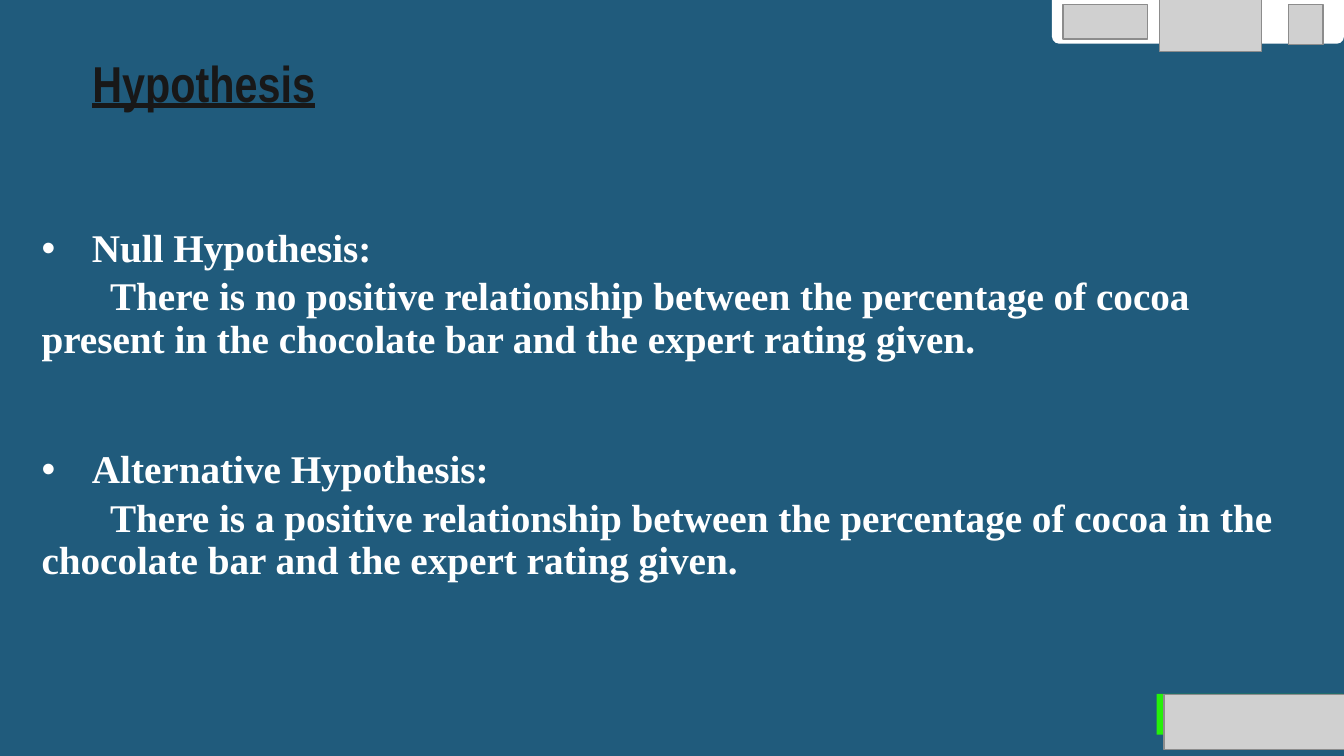
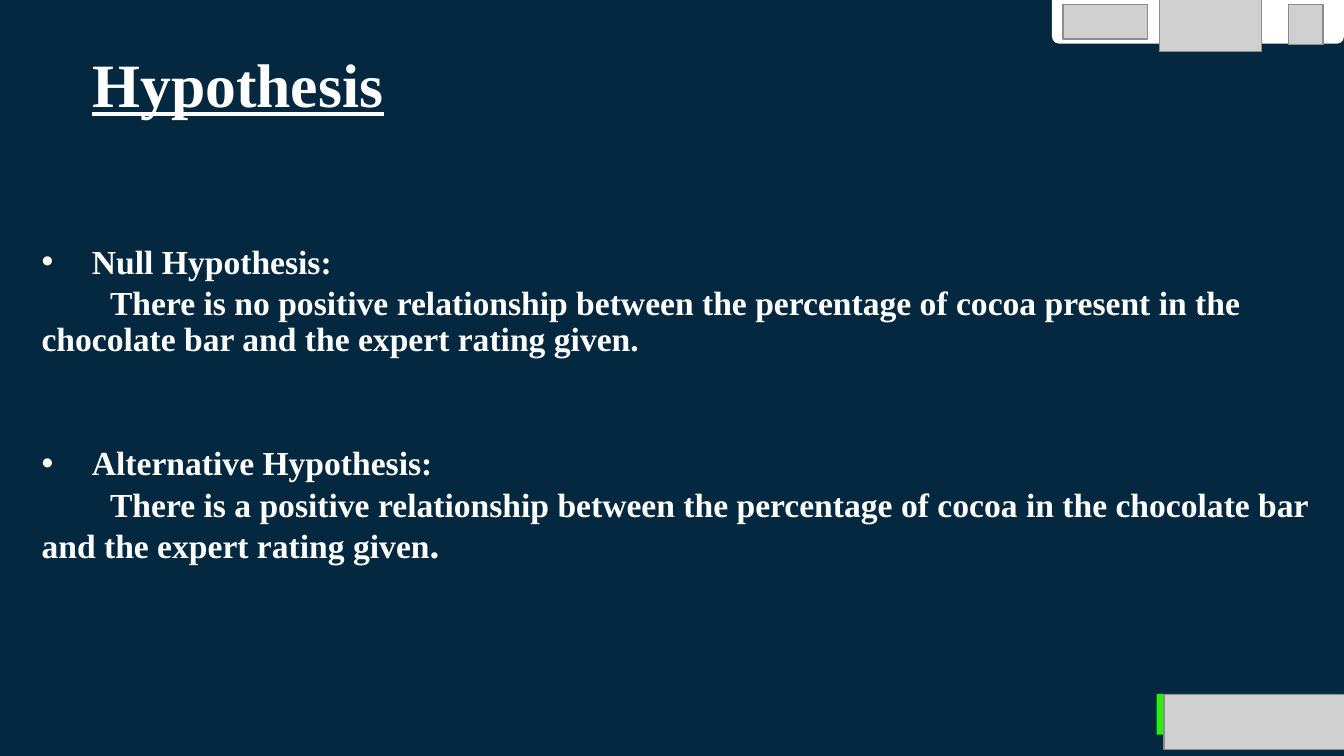
Before and after one commit to Daksam/Group-1-EDA-project, a slide deck: slide 3 of Group 1 EDA Project DIGICAP.pptx. Drawn at 1344x756 pixels with LibreOffice and Linux fonts; fonts in the diff are those of the drawing; grey boxes stand for pictures. Boxes give left, top, right and bottom in pixels: in the first picture for what was removed or moved away, otherwise in the second. Text is boxed around its words. In the diff, an @@ line names an element or a change of style, - is before the commit and + after.

```diff
--- a/Group 1 EDA Project DIGICAP.pptx
+++ b/Group 1 EDA Project DIGICAP.pptx
@@ background #205B7C to #02283F @@
@@ title "Hypothesis" at (92,64,383,118): size 36 to 44 pt, font Arial Narrow to Times New Roman, text colour #181818 to #FFFFFF @@
@@ free "Null Hypothesis:" at (30,165,1323,690): size 28 to 24 pt @@
```
Also in this commit, not shown: 13 other slides changed, 1 slide added.
